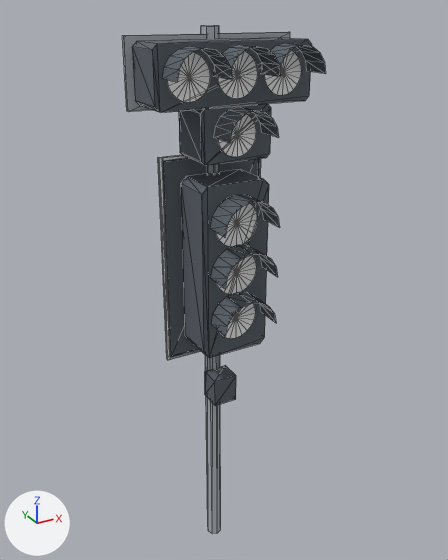
Two versions of the glTF model game_godot/models/street/traffic_light_tram.glb, one commit apart.
Rendered twice from a 50 mm lens placed at (-2.53, -4.84, 5.54), pointed at (0.06, -0.12, 3.18). Lighting does not change. The marker at lower left points along +X, +Y and +Z. The picture after the commit comes second. Mesh edges are drawn as thin lines. Where no turn or scale is listed for an object, it has been applied to the vertices. Vertices at exactly the same position are counted once.

The first picture shows 'aperture_green', 'aperture_red', 'aperture_tram_bottom', 'aperture_tram_left', 'aperture_tram_mid', 'aperture_tram_right', 'aperture_yellow', 'body'.
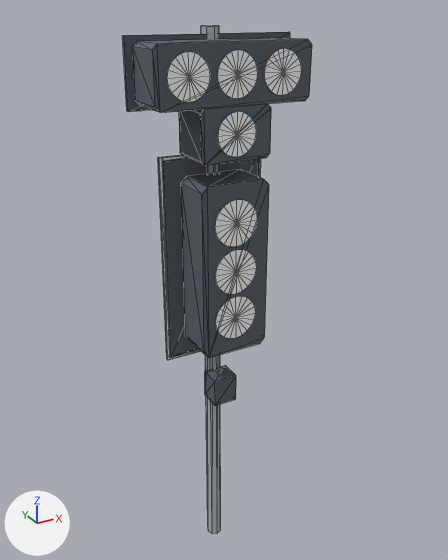
Changed parts and their boxes (x1, y1, x2, y2) in the pictures (448 x 560 px):
'body', reshaped (7% narrower)
    before: (122, 26, 326, 534)
    after: (122, 26, 312, 534)
part 1 of me_mesh_0, deleted
    before: (162, 43, 326, 336)
part 2 of me_mesh_0, recoloured
    both: (122, 32, 290, 358)

What changed in the scene script:
```text
Change me_mesh_0:
    used by ob_body; location = (0.0, 0.0, 0.0)
    remove me_mesh_0.from_pydata(...)  # 242 vertices, 320 faces; spans x -0.76..0.76, y -0.73..0.08, z 0.0..5.4
    add me_mesh_0.from_pydata(...)  # 116 vertices, 208 faces; spans x -0.76..0.76, y -0.45..0.08, z 0.0..5.4
    me_mesh_0 part 1: 7 loose pieces with 126 vertices, spanning x -0.64..0.64, y -0.73..-0.47, z 2.95..5.28, are deleted
    me_mesh_0 part 2: 24 kept faces spanning x -0.76..0.76, y -0.05..0.0, z 2.42..5.34 get new vertex colours; the middle colour goes from grey #afb6bc to dark grey #596169
```
